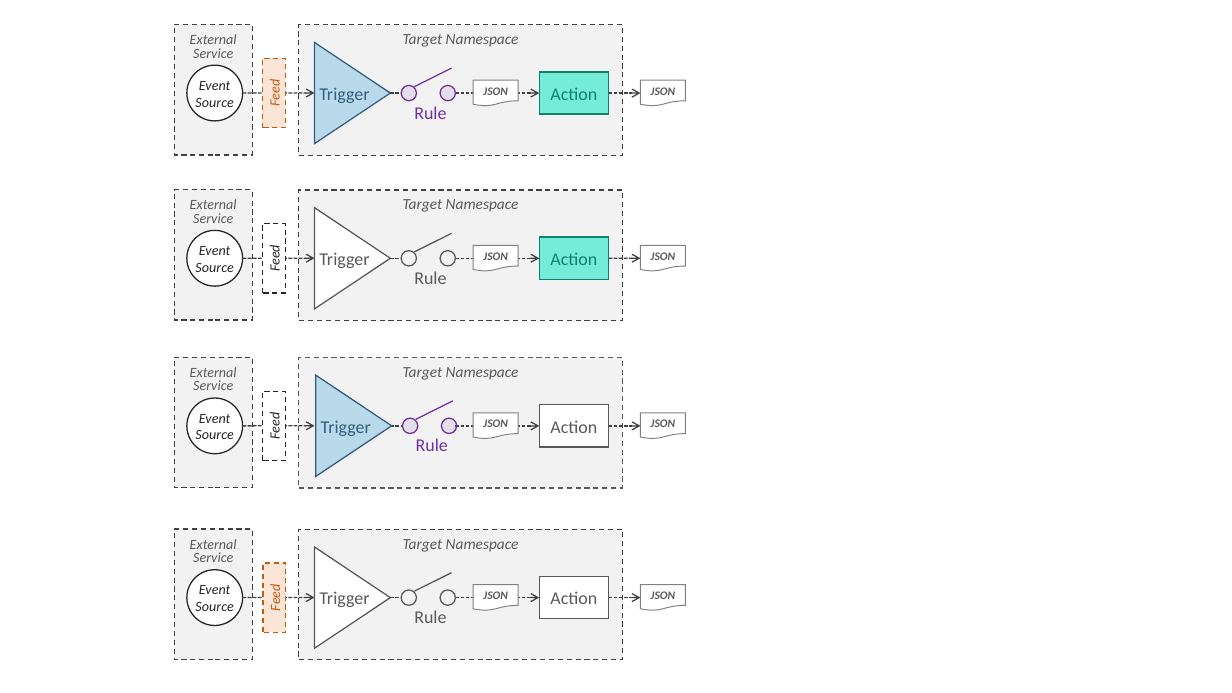
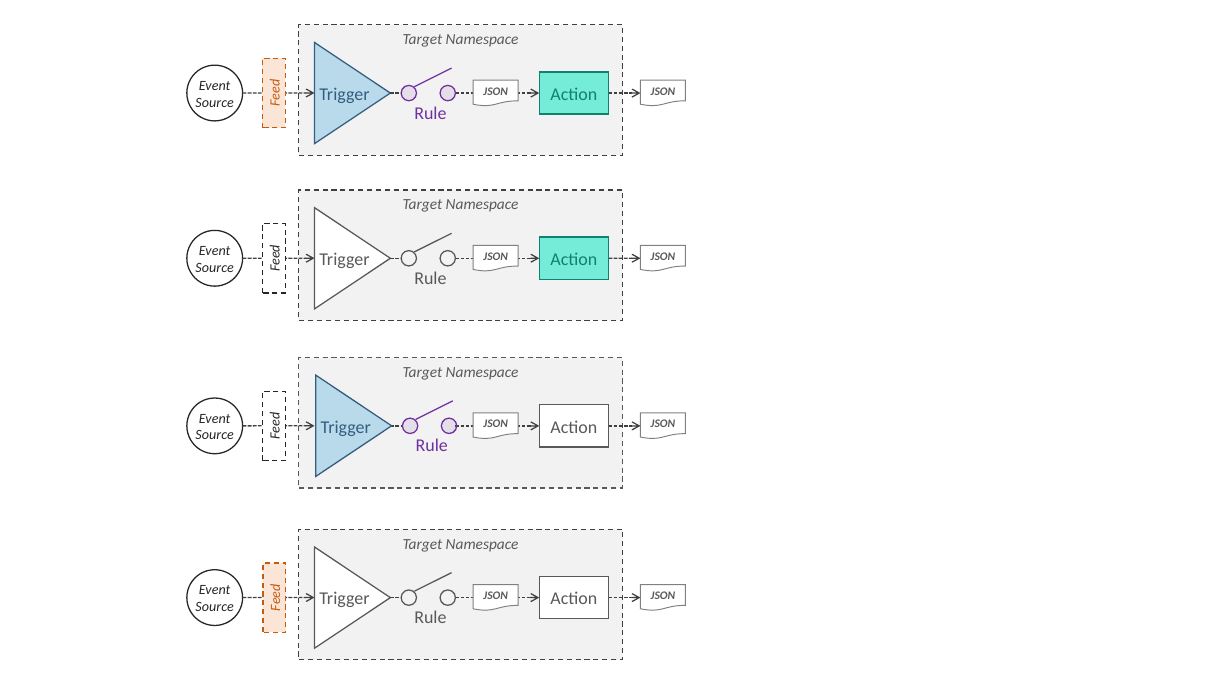
Before and after one commit to IBM/cloud-functions-workshops, a slide deck: slide 2 of presentations/OW-Programming-Model.pptx. Drawn at 1232x693 pixels with LibreOffice and Linux fonts; fonts in the diff are those of the drawing. Boxes give left, top, right and bottom in pixels: in the first picture for what was removed or moved away, otherwise in the second. Text is boxed around its words. In the diff, an @@ line names an element or a change of style, - is before the commit and + after.

```diff
--- a/presentations/OW-Programming-Model.pptx
+++ b/presentations/OW-Programming-Model.pptx
@@ rectangle removed at [175,24,252,154] @@
-External
-Service
@@ rectangle removed at [175,189,252,320] @@
-External
-Service
@@ rectangle removed at [175,358,252,488] @@
-External
-Service
@@ rectangle removed at [175,529,252,659] @@
-External
-Service
```
Also in this commit, not shown: 1 other slide changed, 2 other files.
